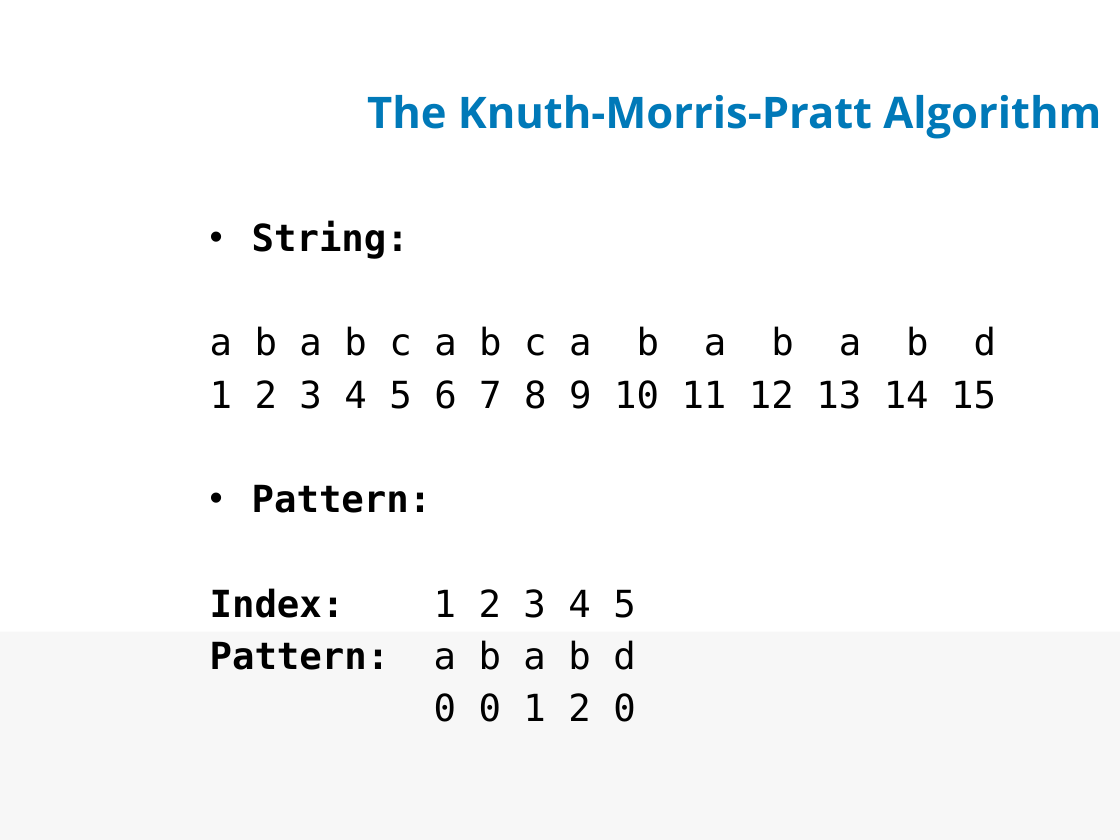
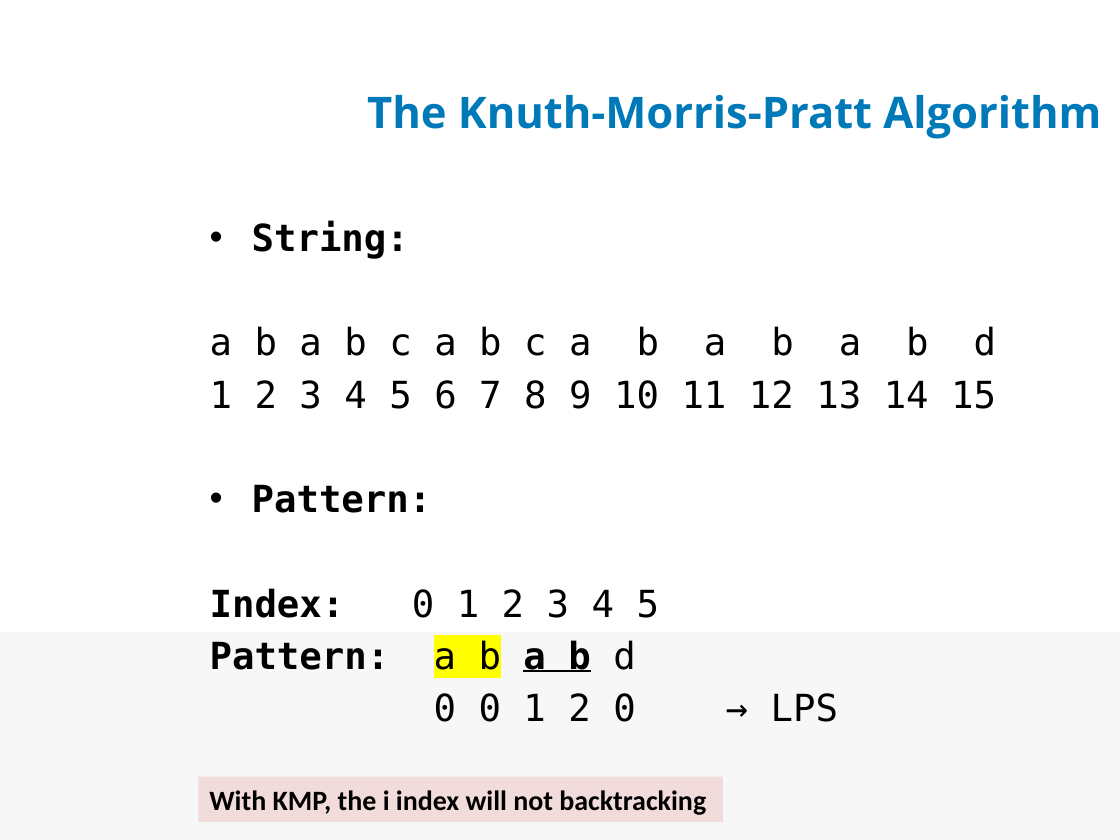
Before and after one commit to rhiosutoyo/Teaching-Algorithm-Design-and-Analysis, a slide deck: slide 18 of String Matching - The Knuth-Morris-Pratt Algorithm/COMP6049 Pert 19-20 rhio-edit.pptx (slide 11 before the commit). Drawn at 1120x840 pixels with LibreOffice and Linux fonts; fonts in the diff are those of the drawing; background and template pictures are left out. Boxes give left, top, right and bottom in pixels: in the first picture for what was removed or moved away, otherwise in the second. Text is boxed around its words. In the diff, an @@ line names an element or a change of style, - is before the commit and + after.

```diff
--- a/String Matching - The Knuth-Morris-Pratt Algorithm/COMP6049 Pert 19-20 rhio-edit.pptx
+++ b/String Matching - The Knuth-Morris-Pratt Algorithm/COMP6049 Pert 19-20 rhio-edit.pptx
@@ text at (x1=210, y1=588, x2=659, y2=618): text changed @@
-Index: 1 2 3 4 5
+Index: 0 1 2 3 4 5
@@ text at (x1=210, y1=640, x2=635, y2=672): highlight none to #FFFF00, bold on, underline on in "a b" @@
@@ text at (x1=434, y1=693, x2=838, y2=722): text changed @@
-0 0 1 2 0
+0 0 1 2 0 → LPS
@@ rectangle added at (x1=198, y1=776, x2=722, y2=821), fill #F2DCDB, 18 pt, text #000000, bold @@
+With KMP, the i index will not backtracking
```
Also in this commit, not shown: 10 other slides changed, 7 slides added, 1 other file.
